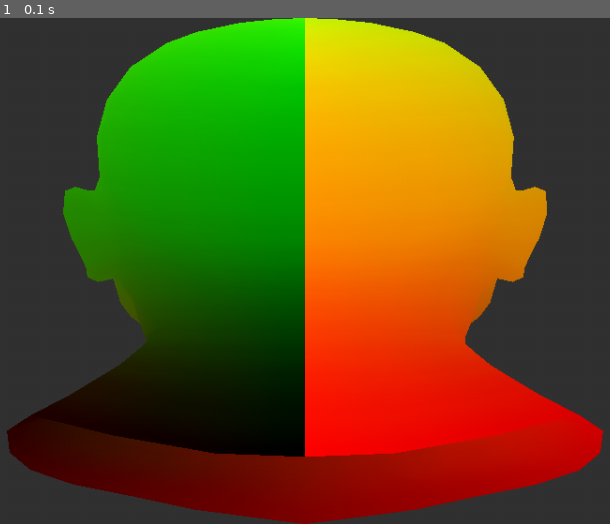
Above: before the commit, frame 1.
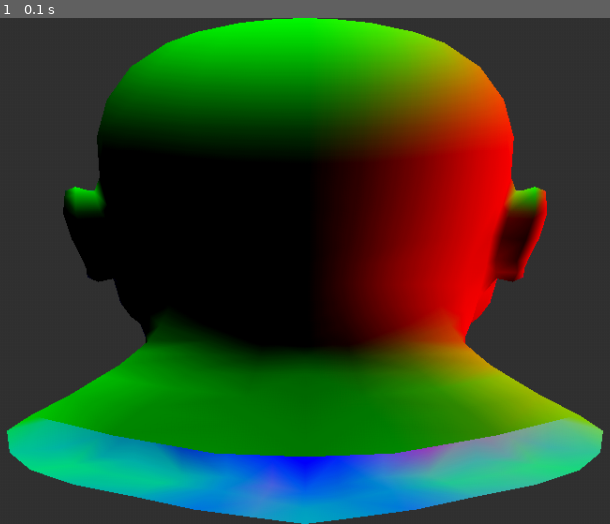
Above: after the commit, the same moment.

Repository: josuemj/Computer-Graphics
Game: pygame game, started from openGL/RendererOpenGL.py
The game is run twice, just before and just after one commit, with the same random seed, the same clock (stepped at 60 frames per second) and the same inputs.
Inputs:
- Up to frame 1 (0.1 s): no input

The runs differ from the first frame. In frame 1, 66% of the frame differs, in the area x 0-100%, y 0-100%.

Commit message:
fix: modified shaders

Diff:
--- a/openGL/shaders.py
+++ b/openGL/shaders.py
@@ -2,14 +2,17 @@
 #version 450 core
 
 layout (location = 0) in vec3 position;
-layout (location = 1) in vec3 vColor;
+layout (location = 1) in vec2 texCoords;
+layout (location = 2) in vec3 normals;
 
-out vec3 outColor;
+out vec2 outTexCoords;
+out vec3 outNormals;
 
 void main()
 {
     gl_Position = vec4(position, 1.0);
-    outColor = vColor;
+    outTexCoords = texCoords;
+    outNormals = normals;
 }
 
 '''
@@ -17,11 +20,13 @@
 fragment_shader = '''
 #version 450 core
 
-in vec3 outColor;
+in vec2 outTexCoords;
+in vec3 outNormals;
+
 out vec4 fragColor;
 
 void main()
 {
-    fragColor = vec4(outColor, 1.0);
+    fragColor = vec4(outNormals, 1.0);
 }
 '''
